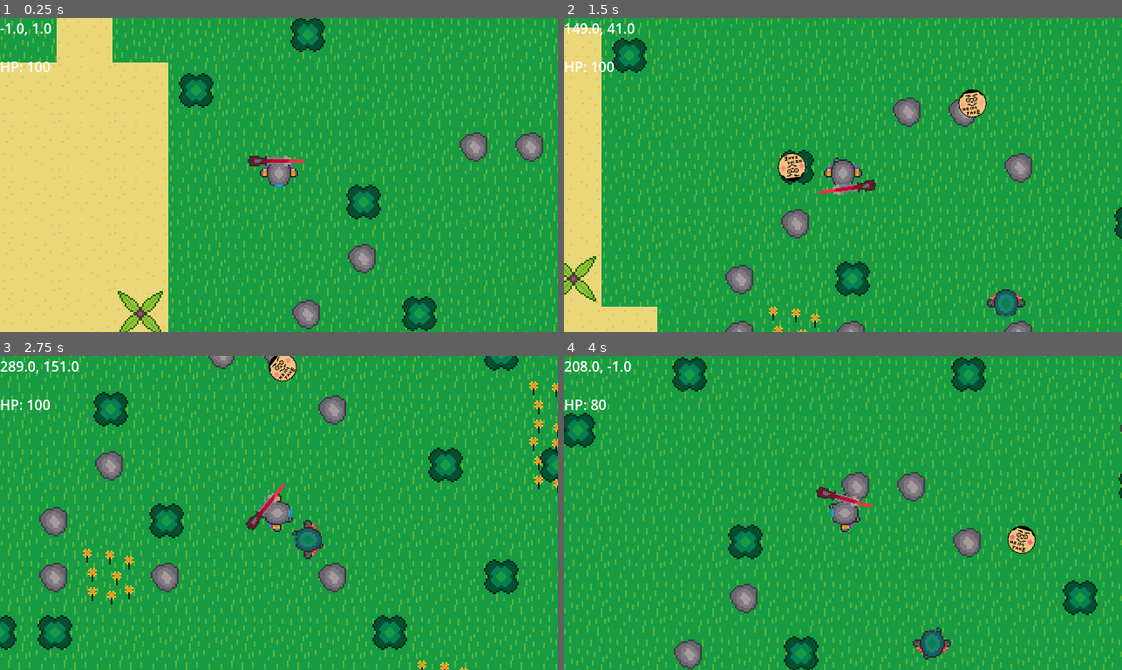
Above: before the commit, frames 1-4 (two rows, left to right).
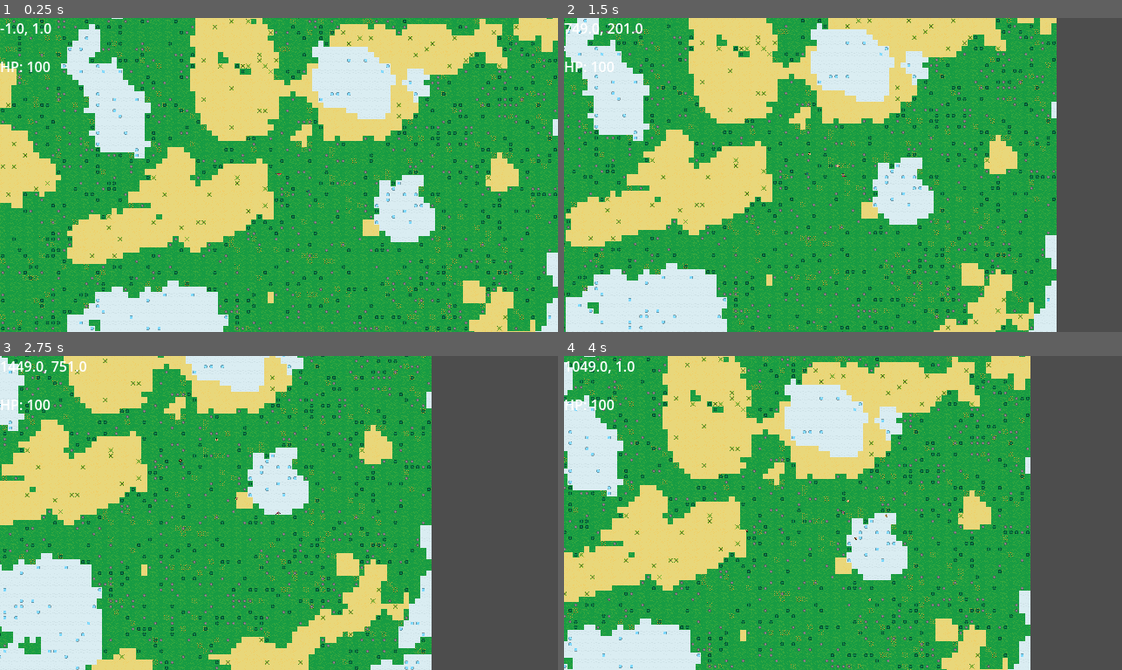
Above: after the commit, the same moments.

Repository: coder1015/real-roguelite
Game: Godot game, scene res://Scenes/Main.tscn
Two runs of this game, one before a commit and one after it. Both use one fixed random seed, a clock stepped at 60 frames per second and the inputs below.
Inputs (mouse positions are in pixels of both pictures, inside the frame that each line leads up to):
- Up to frame 1 (0.25 s): no input
- Up to frame 2 (1.5 s): tap Enter at 0.5 s; move the mouse to (965, 159) at 0.52 s; hold D (move_right) 0.53-1.28 s; click (965, 159) at 0.6 s; move the mouse to (731, 190) at 1.27 s; hold S (move_down) from 1.28 s (still down); click (731, 190) at 1.35 s
- Up to frame 3 (2.75 s): move the mouse to (334, 443) at 2.02 s; release S (move_down) at 2.03 s; hold D (move_right) from 2.03 s (still down); click (334, 443) at 2.1 s
- Up to frame 4 (4 s): move the mouse to (815, 575) at 2.77 s; release D (move_right) at 2.78 s; hold W (move_up) 2.78-3.53 s; click (815, 575) at 2.85 s; move the mouse to (1010, 560) at 3.52 s; hold A (move_left) from 3.53 s (still down); click (1010, 560) at 3.6 s

The runs differ from the first frame. In frame 1, 63% of the frame differs, in the area x 0-100%, y 0-100%; in frame 2, 66%; in frame 3, 66%; in frame 4, 66%.

Commit message:
zoom changes

Diff:
--- a/real-roguelike-godot-name/Scenes/player.tscn
+++ b/real-roguelike-godot-name/Scenes/player.tscn
@@ -88,6 +88,7 @@
 [node name="Gun" parent="." unique_id=317674117 instance=ExtResource("3_6t5aa")]
 
 [node name="Camera2D" type="Camera2D" parent="." unique_id=1955031908]
+zoom = Vector2(0.1, 0.1)
 
 [node name="Hurtbox" type="Area2D" parent="." unique_id=1548996588]
 collision_layer = 2
--- a/real-roguelike-godot-name/Scenes/world_generator.gd
+++ b/real-roguelike-godot-name/Scenes/world_generator.gd
@@ -6,6 +6,7 @@
 @onready var obstacles_layer = $"../Obstacles"
 
 # World settings
+# 45 secs to get from corner to corner
 const WORLD_WIDTH = 100
 const WORLD_HEIGHT = 100
 const TILE_SIZE = 32
--- a/real-roguelike-godot-name/Scripts/player.gd
+++ b/real-roguelike-godot-name/Scripts/player.gd
@@ -1,7 +1,7 @@
 extends CharacterBody2D
 
 # speed is in pixels per second
-var speed: int = 200
+var speed: int = 1000
 var screen_size
 var hp: int = 100
 var invincible: bool = false
